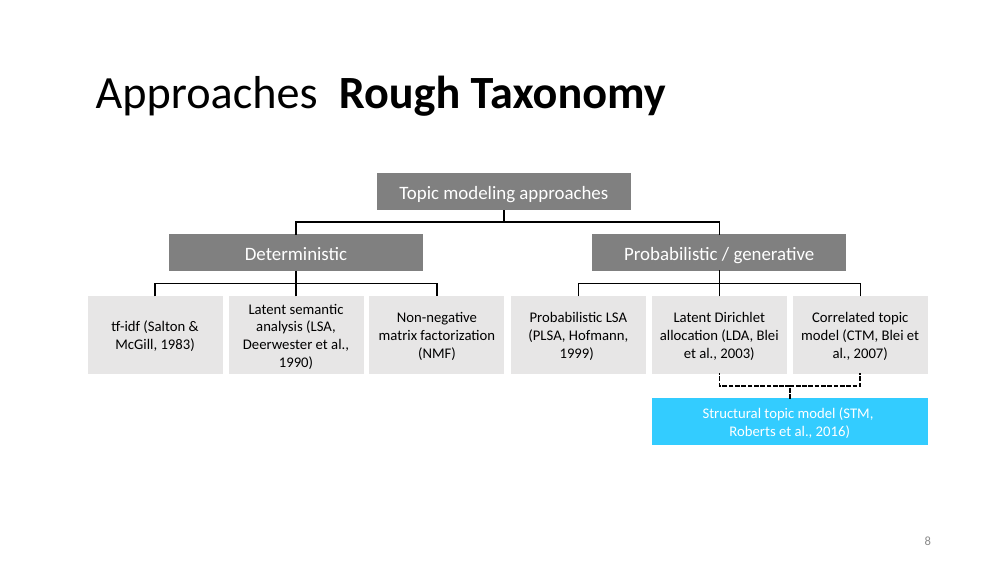
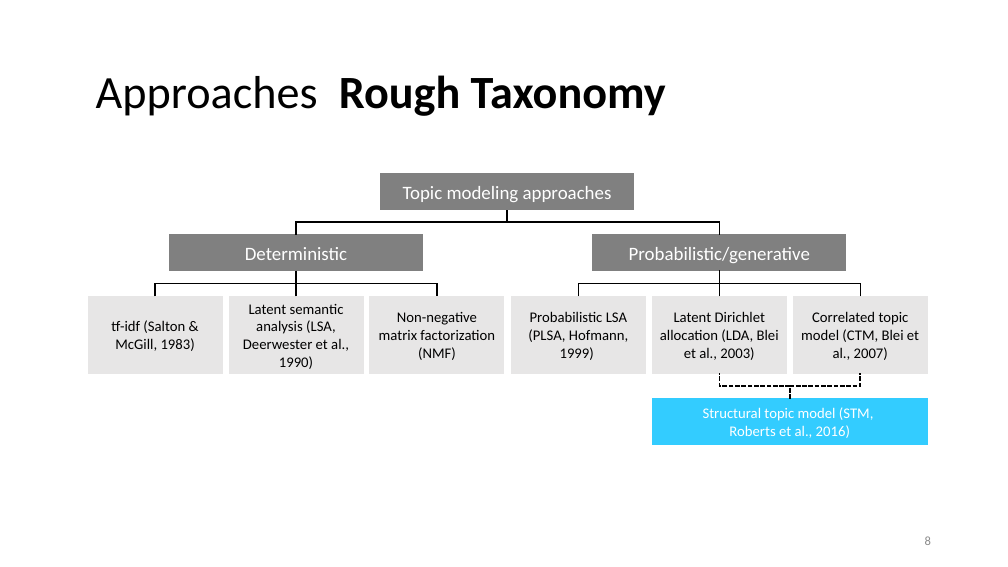
Before and after one commit to lisa-wm/consulting, a slide deck: slide 8 of 5_seminar/Contents_Part_02/slides/slides_II_2.pptx. Drawn at 1008x567 pixels with LibreOffice and Linux fonts; fonts in the diff are those of the drawing. Boxes give left, top, right and bottom in pixels: in the first picture for what was removed or moved away, otherwise in the second. Text is boxed around its words. In the diff, an @@ line names an element or a change of style, - is before the commit and + after.

```diff
--- a/5_seminar/Contents_Part_02/slides/slides_II_2.pptx
+++ b/5_seminar/Contents_Part_02/slides/slides_II_2.pptx
@@ rectangle "Topic modeling approaches" moved from (x1=377, y1=174, x2=631, y2=209) to (x1=381, y1=174, x2=634, y2=209) @@
@@ elbow line moved from (296, 235) - (504, 209) to (296, 235) - (507, 209) @@
@@ elbow line moved from (720, 235) - (504, 209) to (720, 235) - (507, 209) @@
@@ text in rectangle at (x1=629, y1=247, x2=810, y2=263): spaces changed @@
-Probabilistic / generative
+Probabilistic/generative
```
Also in this commit, not shown: 5 other slides changed, 1 slide added, 1 slide removed, 6 other files.
